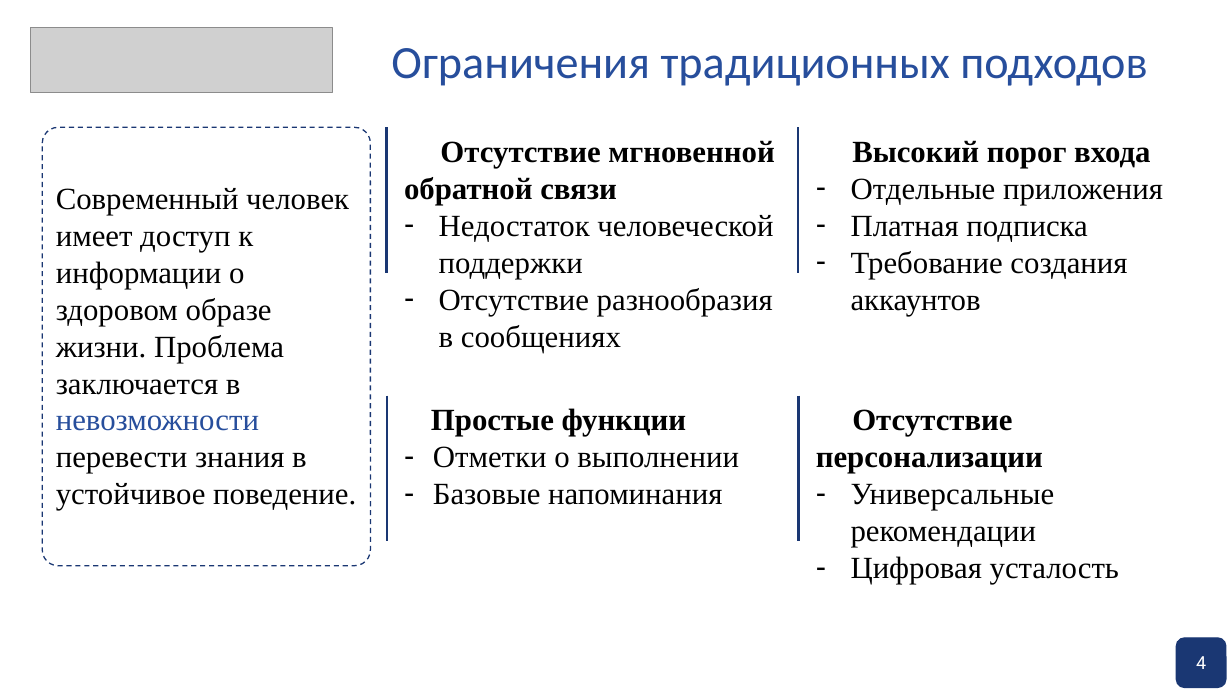
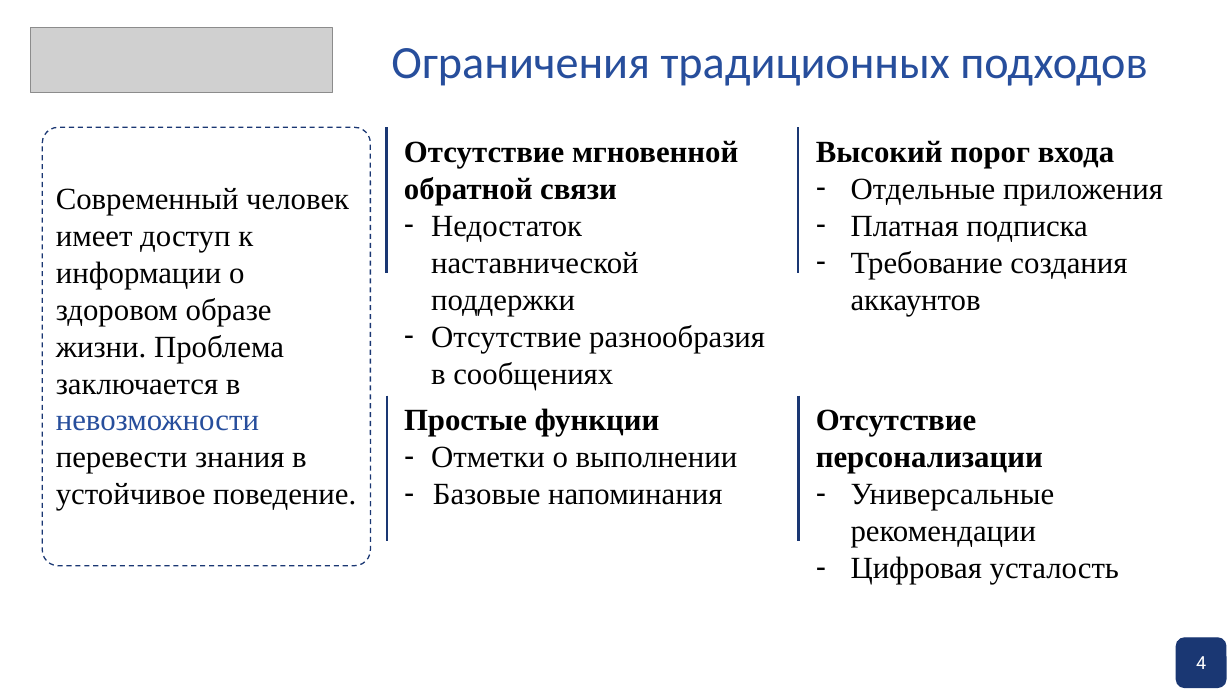
Before and after one commit to pagamov/pagamov_bot, a slide deck: slide 4 of docs/Презентация Гамов 04.06.pptx. Drawn at 1232x693 pixels with LibreOffice and Linux fonts; fonts in the diff are those of the drawing; grey boxes stand for pictures; background and template pictures are left out. Boxes give left, top, right and bottom in pixels: in the first picture for what was removed or moved away, otherwise in the second. Text is boxed around its words. In the diff, an @@ line names an element or a change of style, - is before the commit and + after.

```diff
--- a/docs/Презентация Гамов 04.06.pptx
+++ b/docs/Презентация Гамов 04.06.pptx
@@ text at (x1=404, y1=140, x2=765, y2=390): indent changed @@
@@ text at (x1=816, y1=140, x2=1114, y2=168): indent changed @@
@@ text at (x1=431, y1=215, x2=639, y2=316): text changed @@
-– Недостаток человеческой поддержки
+– Недостаток наставнической поддержки
@@ text at (x1=404, y1=408, x2=738, y2=468): indent changed @@
@@ text at (x1=816, y1=409, x2=1043, y2=473): indent changed @@
```
Also in this commit, not shown: 9 other slides changed, 5 slides added, 8 other files.
